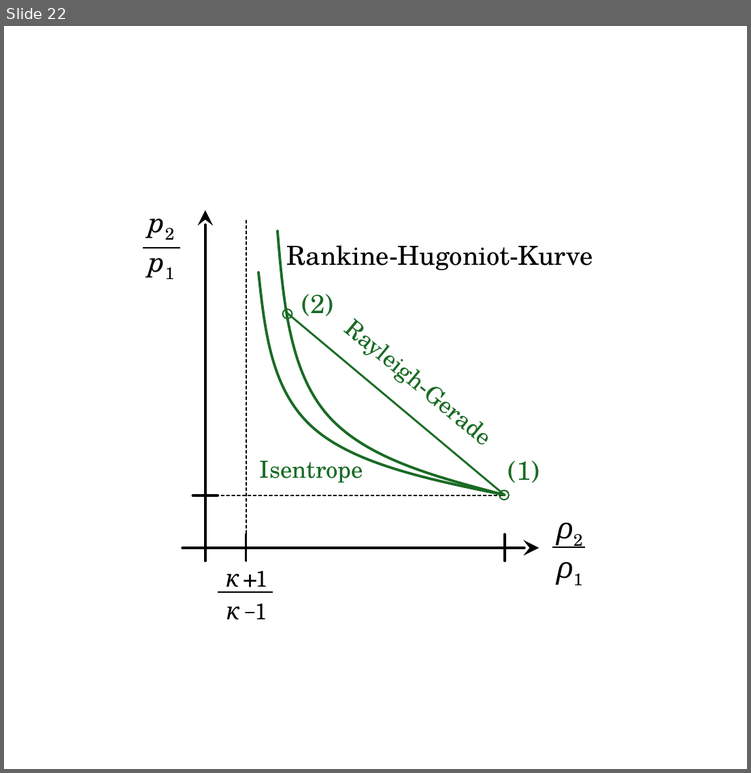
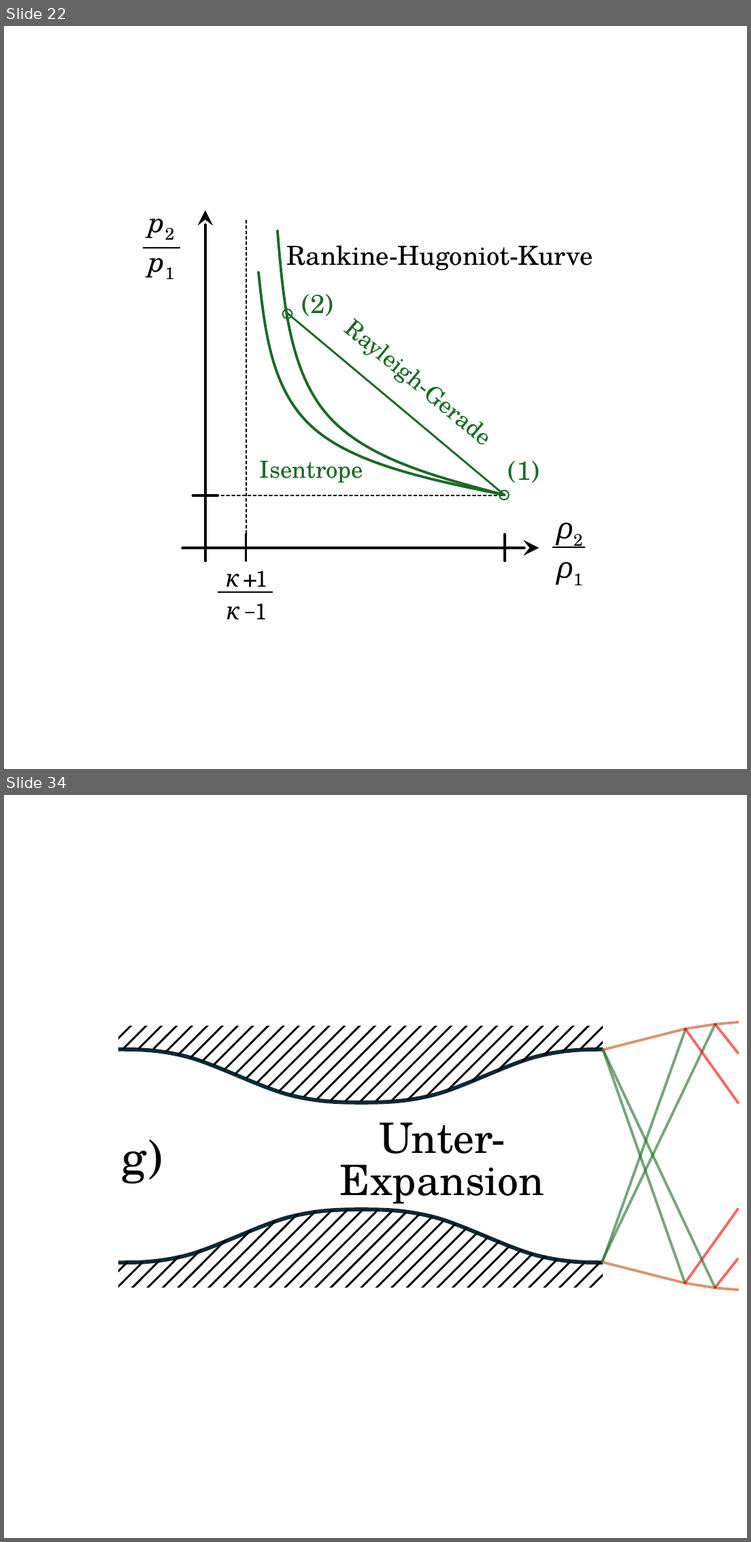
Before and after one commit to m4zeRobot/Project-FoSa, a slide deck: Strömungslehre 2/images/SL2-Images.pptx. Shown one above the other, each under a label of ours: slide 22 before the commit, slides 22 and 34 after it; the slides between them are not shown. The pictures are 751x773 and 751x1542 pixels, drawn with LibreOffice and Linux fonts; fonts in the diff are those of the drawing. Boxes give left, top, right and bottom in pixels: in the first picture for what was removed or moved away, otherwise in the second. Text is boxed around its words. In the diff, an @@ line names an element or a change of style, - is before the commit and + after.

```diff
--- a/Strömungslehre 2/images/SL2-Images.pptx
+++ b/Strömungslehre 2/images/SL2-Images.pptx
@@ slide 34 added at [4,795,747,1538], background #FFFFFF @@
@@ group added at [66,934,654,1376]: 82 lines, 4 freeform shapes, 1 rectangle @@
@@ line added from (602, 1049) to (685, 1029), #C04F15 1 pt @@
@@ line added from (602, 1261) to (685, 1029), #196B24 1 pt @@
@@ line added from (602, 1261) to (715, 1023), #196B24 1 pt @@
@@ line added from (715, 1023) to (685, 1029), #C04F15 1 pt @@
@@ line added from (685, 1029) to (737, 1102), #FF0000 1 pt @@
@@ line added from (737, 1021) to (715, 1023), #C04F15 1 pt @@
@@ line added from (715, 1023) to (737, 1053), #FF0000 1 pt @@
@@ line added from (715, 1287) to (602, 1049), #196B24 1 pt @@
@@ line added from (685, 1283) to (602, 1049), #196B24 1 pt @@
@@ text added at [122,1139,162,1183], 18 pt, text #000000 @@
+g)
@@ text added at [340,1122,544,1204], 16 pt, text #000000 @@
+Unter-Expansion
@@ group added at [602,1208,737,1289]: 5 lines @@
```
Also in this commit, not shown: 1 slide changed, 11 other slides added, 1 slide removed, 13 other files.
